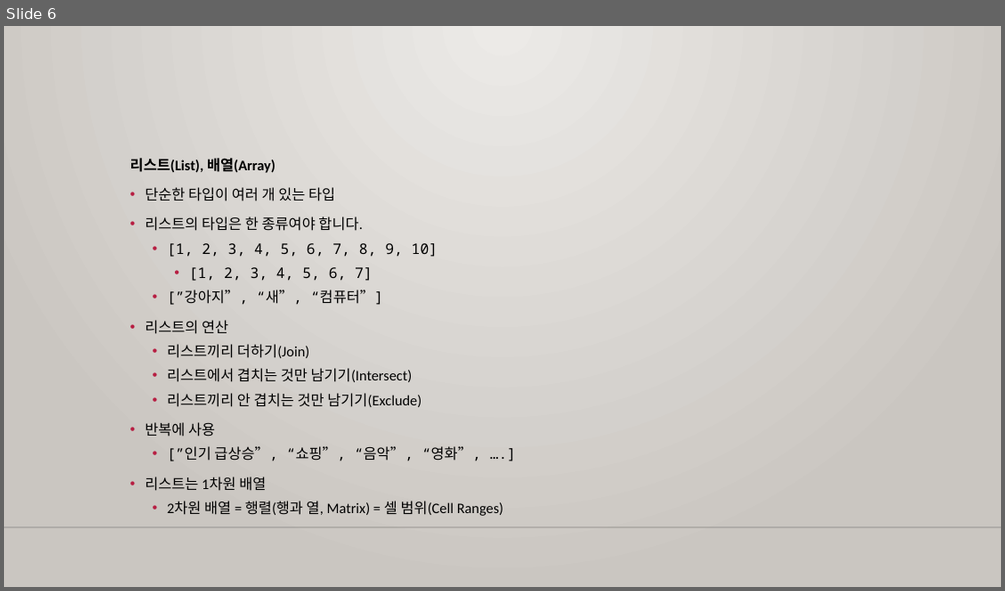
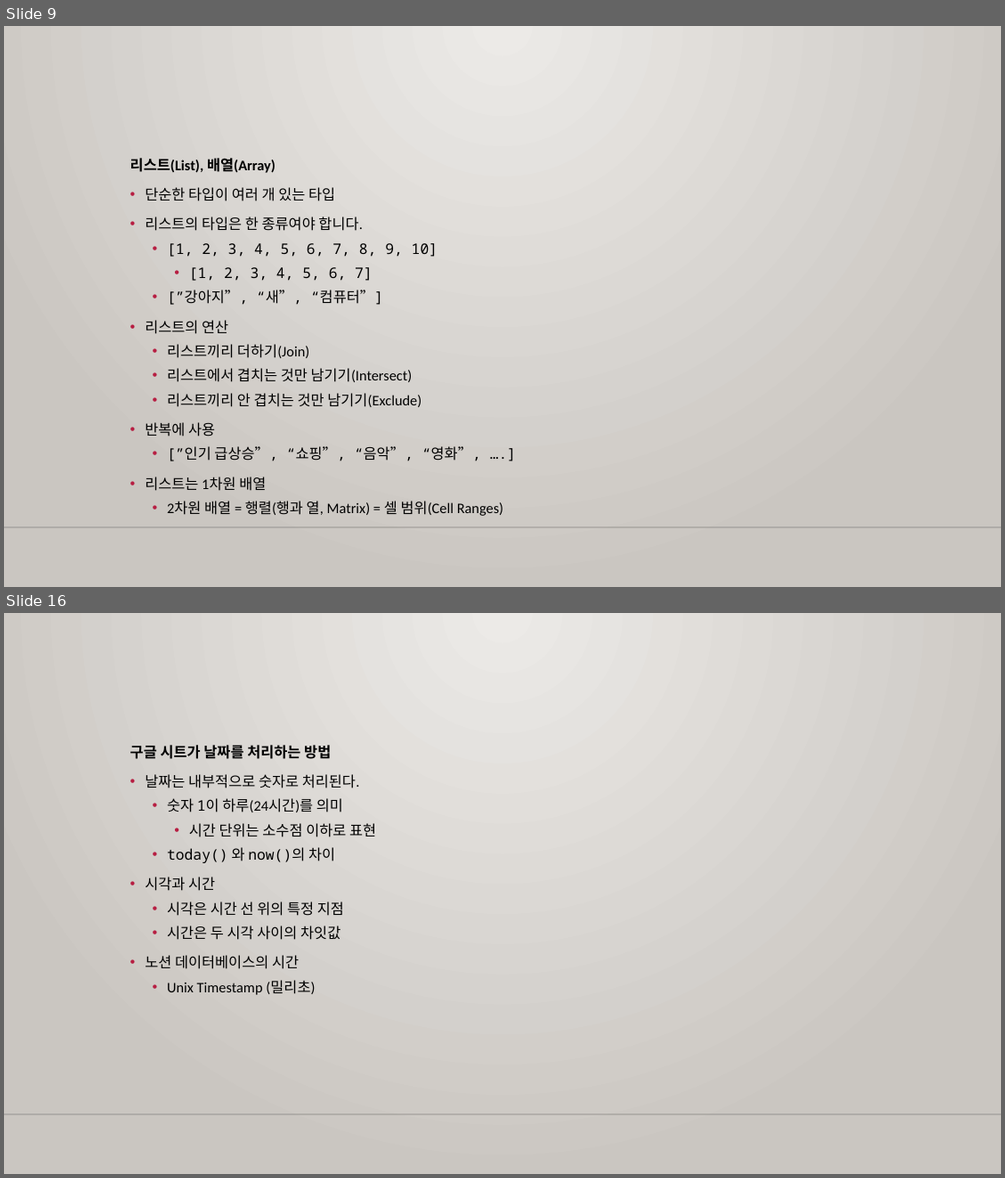
Before and after one commit to m00nlygreat/obsidian-vault, a slide deck: 노코드 엔지니어링/구글 시트로 데이터 관리하기.pptx. Shown one above the other, each under a label of ours: slide 6 before the commit, slides 9 and 16 after it; the slides between them are not shown. The pictures are 1005x591 and 1005x1178 pixels, drawn with LibreOffice and Linux fonts; fonts in the diff are those of the drawing; background and template pictures are left out. Boxes give left, top, right and bottom in pixels: in the first picture for what was removed or moved away, otherwise in the second. Text is boxed around its words. In the diff, an @@ line names an element or a change of style, - is before the commit and + after.

Commit message:
백업 완료: 2023-11-25 23:36:40
Affected files:
.obsidian/workspace.json
노코드 엔지니어링/구글 시트로 데이터 관리하기.md
노코드 엔지니어링/구글 시트로 데이터 관리하기.pptx

```diff
--- a/노코드 엔지니어링/구글 시트로 데이터 관리하기.pptx
+++ b/노코드 엔지니어링/구글 시트로 데이터 관리하기.pptx
@@ slide 16 added at [4,613,1001,1174], background gradient #ECEAE7 to #CAC7C1; not listed: 1 template element that a slide beside it also shows @@
@@ text added at [130,745,376,995], 14 pt, text #000000 @@
+구글 시트가 날짜를 처리하는 방법
+• 날짜는 내부적으로 숫자로 처리된다.
+  • 숫자 1이 하루(24시간)를 의미
+    • 시간 단위는 소수점 이하로 표현
+  • today() 와 now()의 차이
+• 시각과 시간
+  • 시각은 시간 선 위의 특정 지점
+  • 시간은 두 시각 사이의 차잇값
+• 노션 데이터베이스의 시간
+  • Unix Timestamp (밀리초)
@@ what was slide 6 is now slide 9 @@
```
Also in this commit, not shown: 3 slides changed, 15 other slides added, 2 other files.
